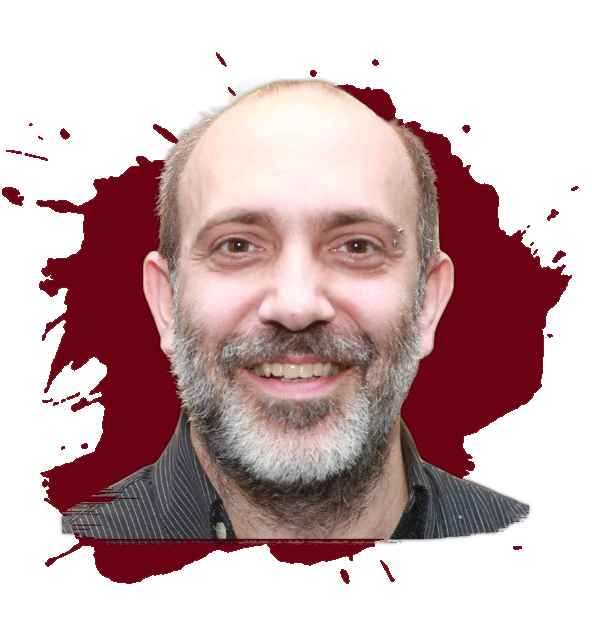
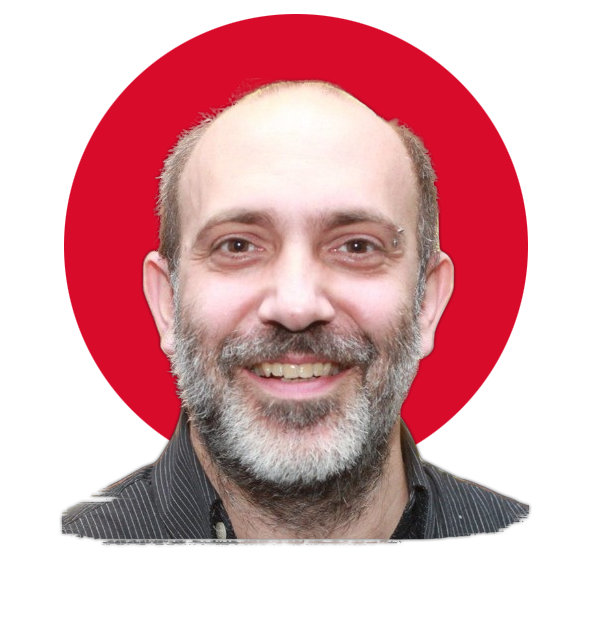
Two versions of the same layered image (592 × 624). Layer-by-layer changes:
added layer "Capa 5" above "17576" over (64, 14, 528, 478)
hid "17576" over (2, 52, 579, 584)
